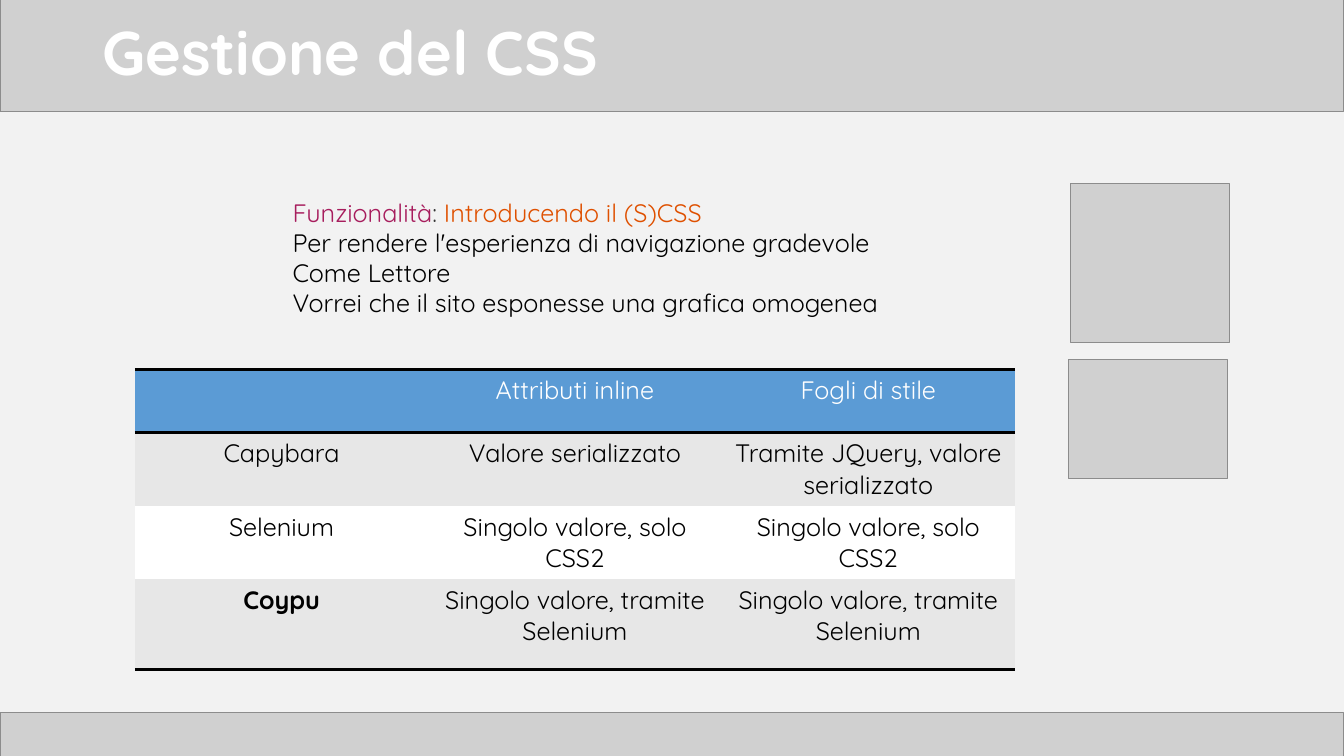
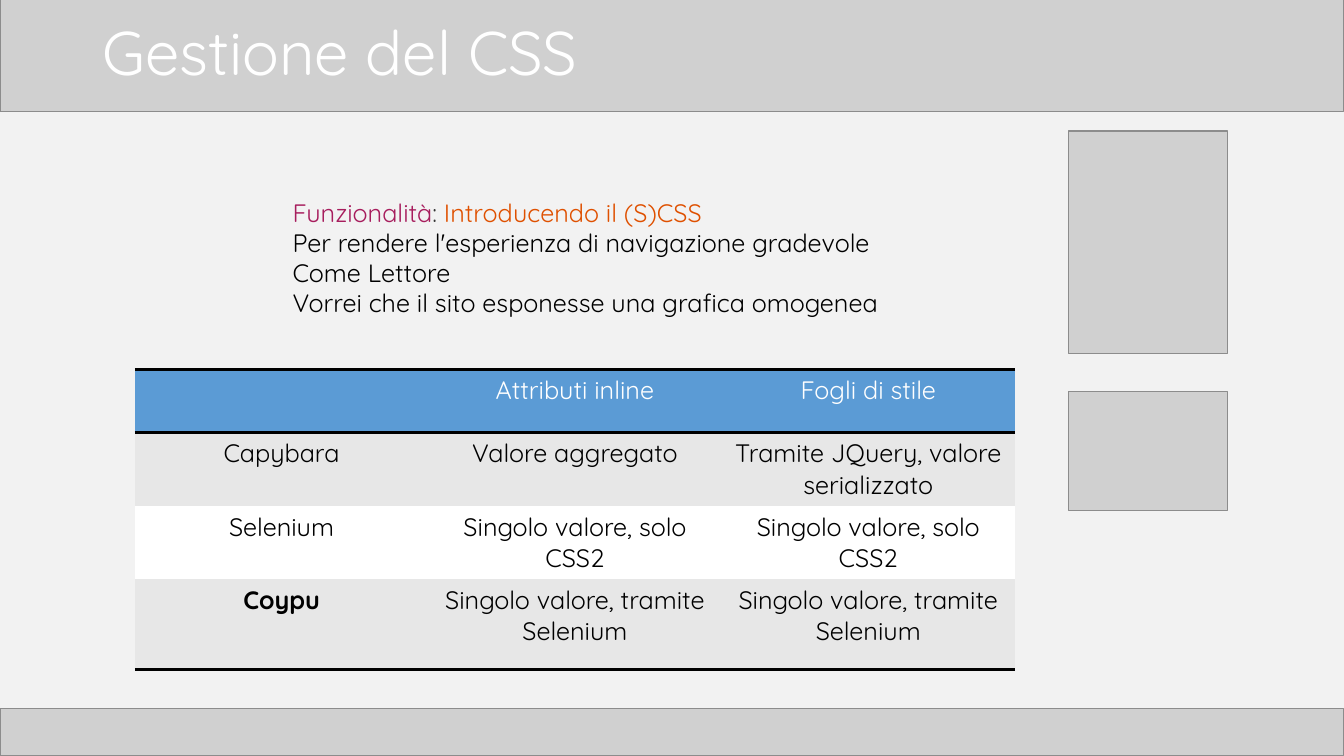
Before and after one commit to TTia/xblog-thesis, a slide deck: slide 18 of Presentazione.pptx. Drawn at 1344x756 pixels with LibreOffice and Linux fonts; fonts in the diff are those of the drawing; grey boxes stand for pictures. Boxes give left, top, right and bottom in pixels: in the first picture for what was removed or moved away, otherwise in the second. Text is boxed around its words. In the diff, an @@ line names an element or a change of style, - is before the commit and + after.

```diff
--- a/Presentazione.pptx
+++ b/Presentazione.pptx
@@ title "Gestione del CSS" at bbox=[102, 30, 577, 75]: bold off @@
@@ picture: place and size @@
-picture at bbox=[1072, 184, 1230, 342]
+picture at bbox=[1069, 131, 1227, 354]
@@ table at bbox=[135, 370, 1015, 664] @@
-row 2, column 2: Valore serializzato
+row 2, column 2: Valore aggregato
@@ picture: place and size @@
-picture at bbox=[1069, 360, 1227, 479]
+picture at bbox=[1069, 392, 1227, 511]
@@ picture: place and size @@
-picture at bbox=[0, 713, 1344, 756]
+picture at bbox=[0, 709, 1344, 756]
```
Also in this commit, not shown: 16 other slides changed, 1 slide added, 7 other files.
